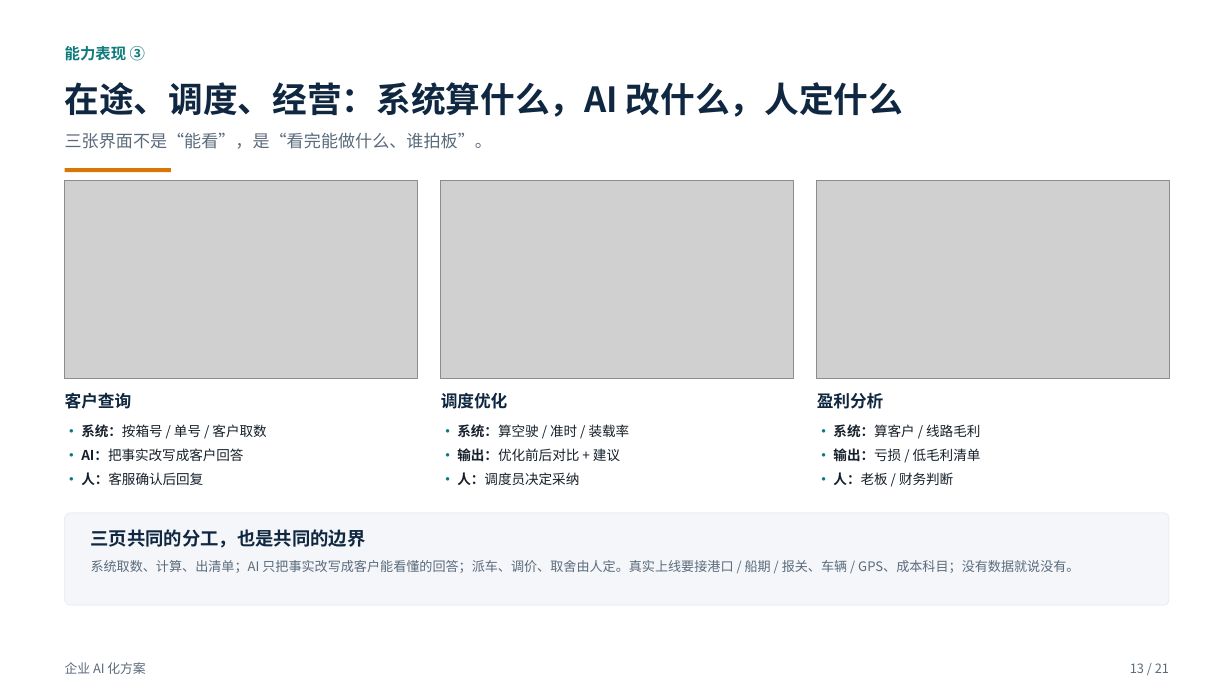
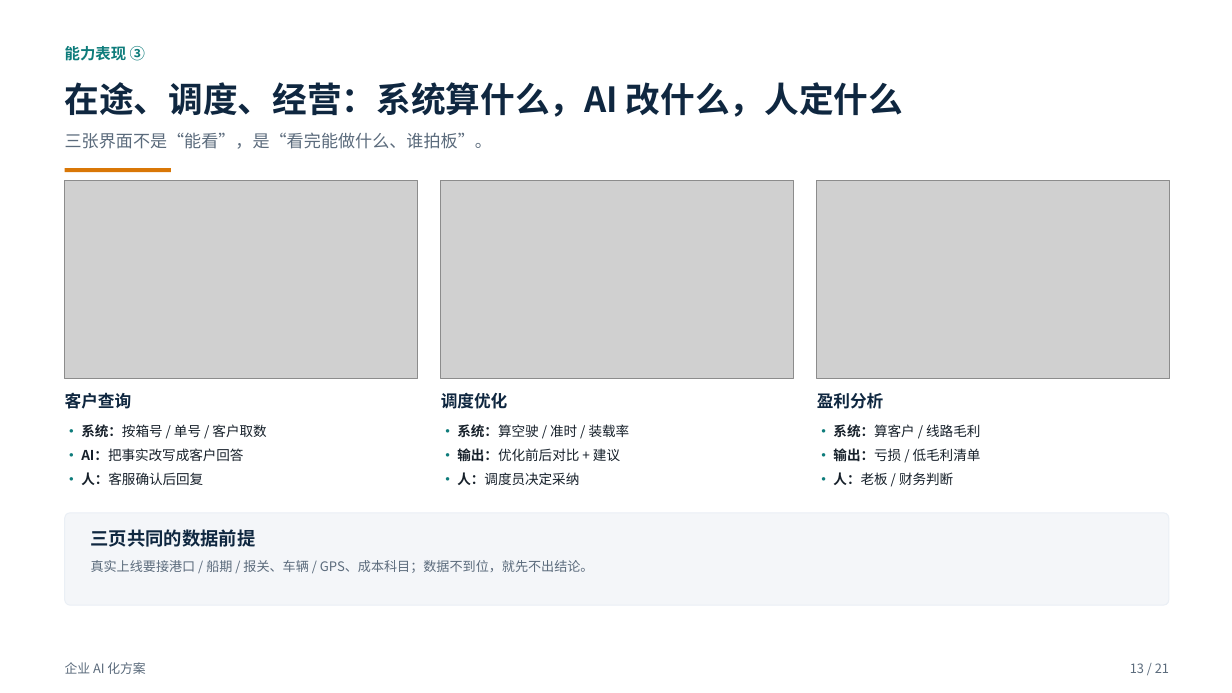
Before and after one commit to roma007/Enterprise-AI, a slide deck: slide 13 of 会客包/reports/客户老板版_企业AI化方案_2026-11-09.pptx. Drawn at 1232x693 pixels with LibreOffice and Linux fonts; fonts in the diff are those of the drawing; grey boxes stand for pictures. Boxes give left, top, right and bottom in pixels: in the first picture for what was removed or moved away, otherwise in the second. Text is boxed around its words. In the diff, an @@ line names an element or a change of style, - is before the commit and + after.

```diff
--- a/会客包/reports/客户老板版_企业AI化方案_2026-11-09.pptx
+++ b/会客包/reports/客户老板版_企业AI化方案_2026-11-09.pptx
@@ text at (x1=91, y1=529, x2=256, y2=547): text changed @@
-三页共同的分工，也是共同的边界
+三页共同的数据前提
@@ text at (x1=91, y1=560, x2=594, y2=573): text changed @@
-系统取数、计算、出清单；AI 只把事实改写成客户能看懂的回答；派车、调价、取舍由人定。真实上线要接港口 / 船期 / 报关、车辆 / GPS、成本科目；没有数据就说没有。
+真实上线要接港口 / 船期 / 报关、车辆 / GPS、成本科目；数据不到位，就先不出结论。
```
Also in this commit, not shown: 15 other slides changed, 6 other files.
